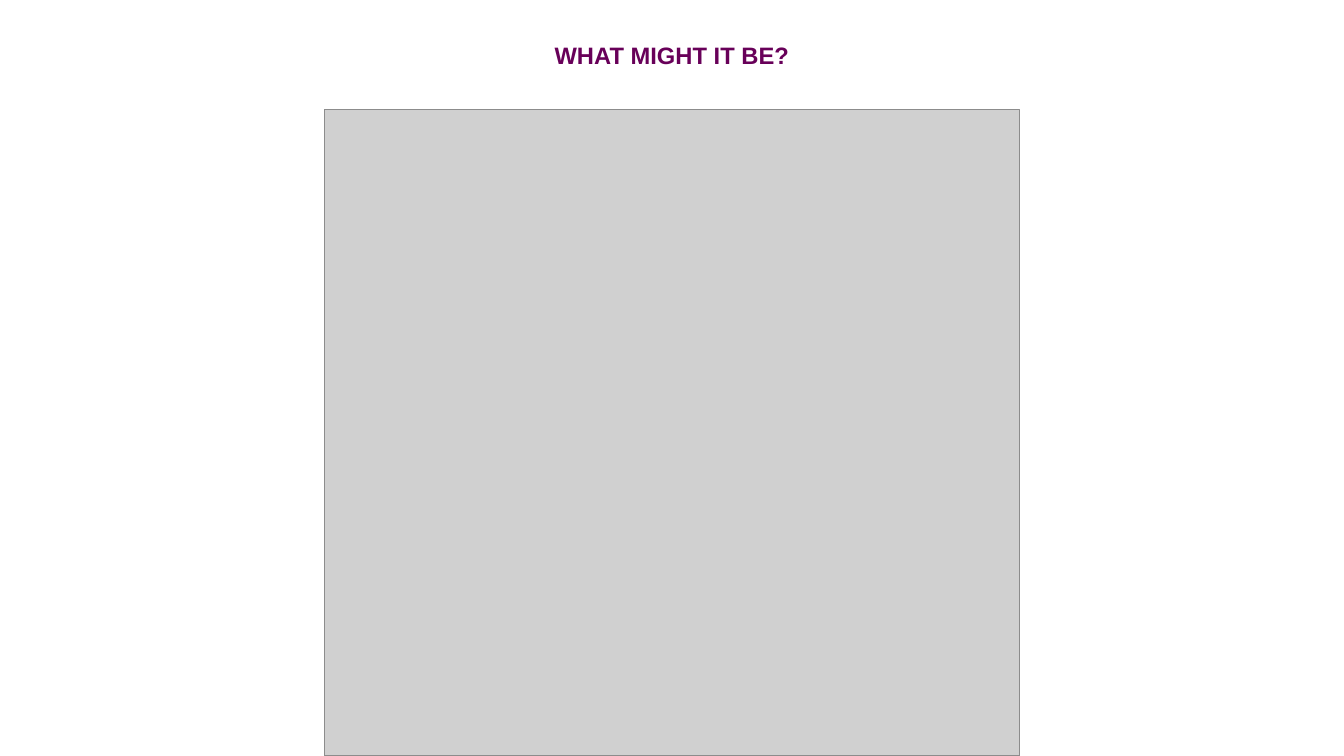
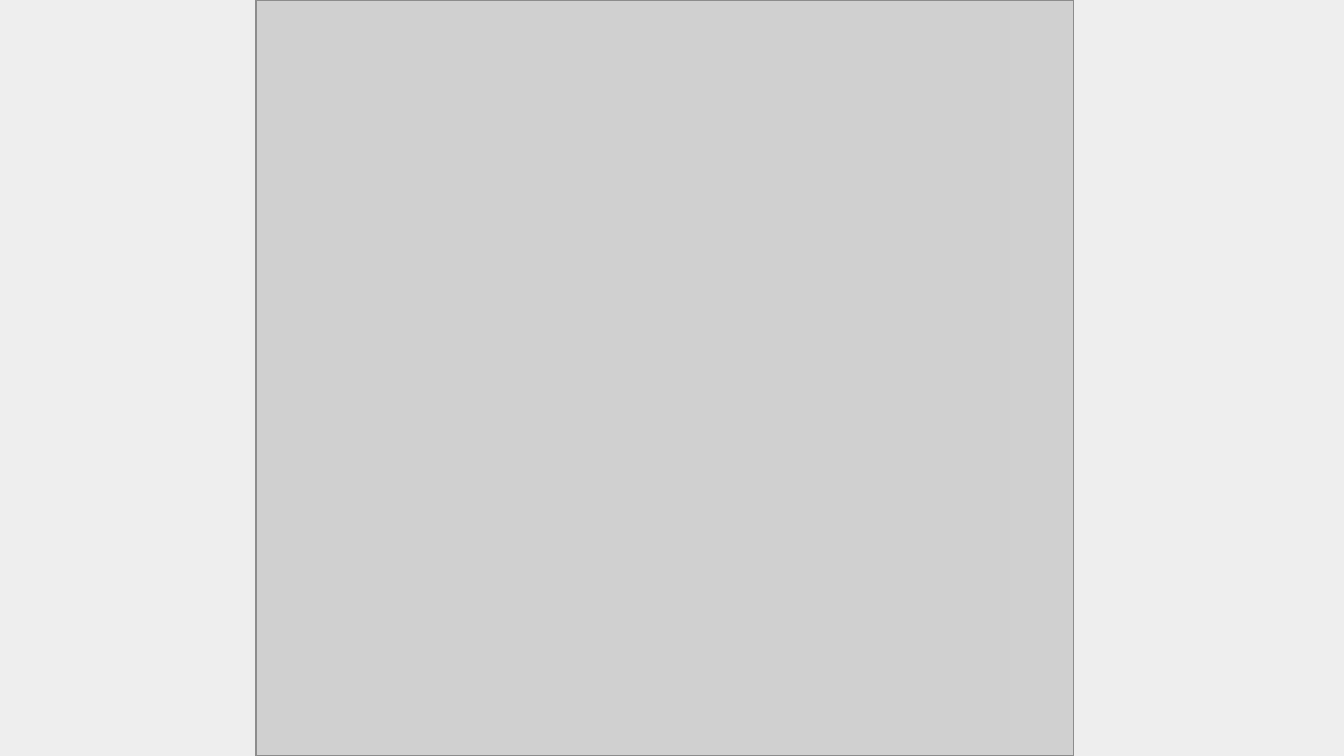
Before and after one commit to Dottenpixel/design-system-1, a slide deck: slide 7 of Project Overview.odp. Drawn at 1344x756 pixels with LibreOffice and Linux fonts; fonts in the diff are those of the drawing; grey boxes stand for pictures. Boxes give left, top, right and bottom in pixels: in the first picture for what was removed or moved away, otherwise in the second. Text is boxed around its words. In the diff, an @@ line names an element or a change of style, - is before the commit and + after.

```diff
--- a/Project Overview.odp
+++ b/Project Overview.odp
@@ background #FFFFFF to #EEEEEE @@
@@ picture: place and size @@
-picture at [324,110,1020,756]
+picture at [256,0,1073,756]
@@ title removed at [555,47,788,65] @@
-WHAT MIGHT IT BE?
```
Also in this commit, not shown: 1 other slide changed.
